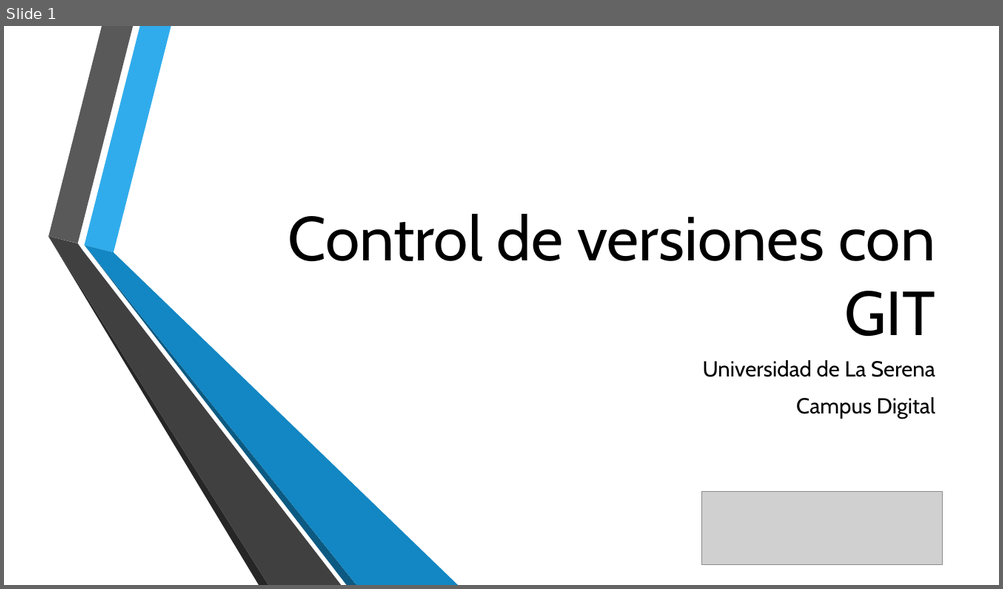
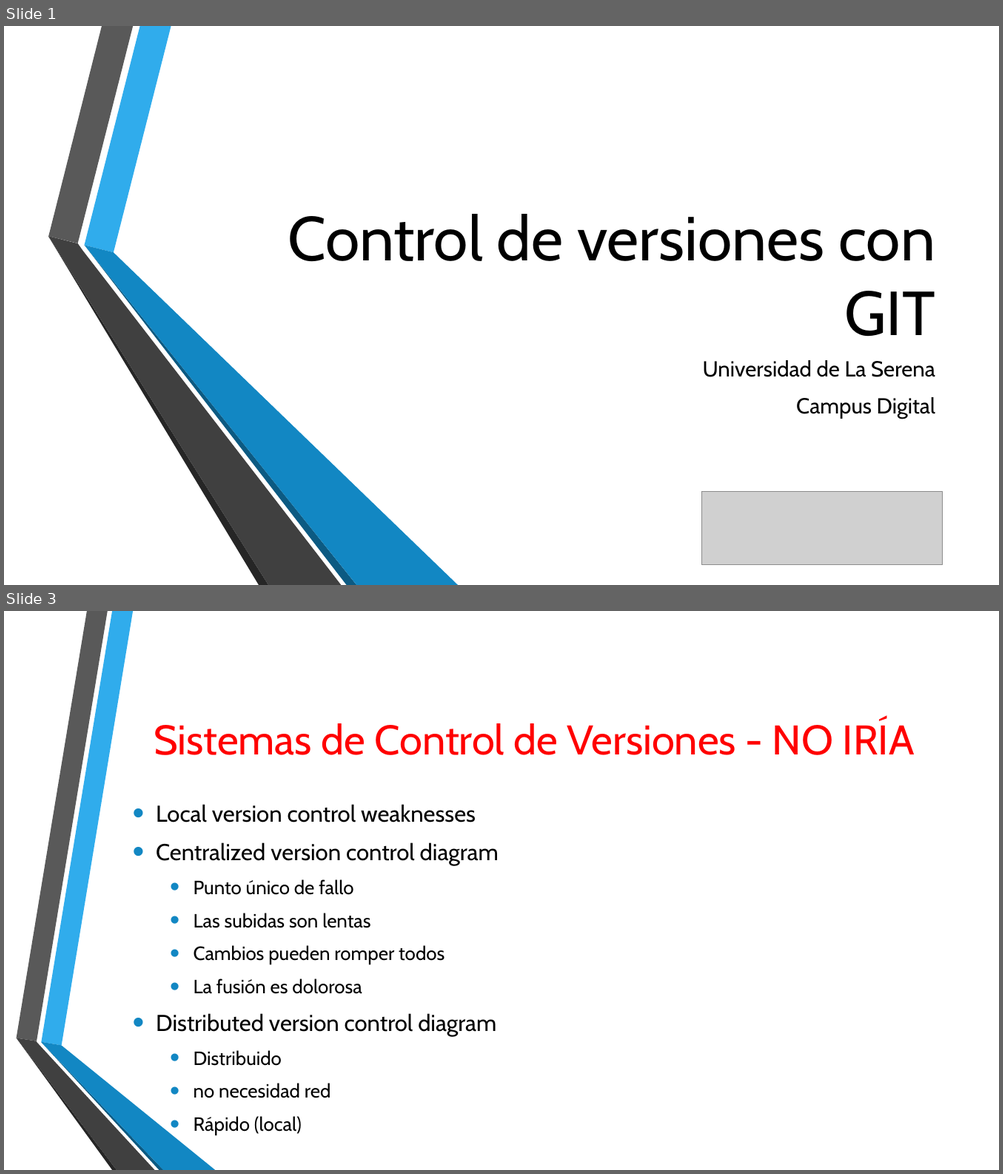
Before and after one commit to campus-digital/tutorialgit, a slide deck: documentos/Presentación3.pptx. Shown one above the other, each under a label of ours: slide 1 before the commit, slides 1 and 3 after it; the slides between them are not shown. The pictures are 1003x589 and 1003x1174 pixels, drawn with LibreOffice and Linux fonts; fonts in the diff are those of the drawing; grey boxes stand for pictures; background and template pictures are left out. Boxes give left, top, right and bottom in pixels: in the first picture for what was removed or moved away, otherwise in the second. Text is boxed around its words. In the diff, an @@ line names an element or a change of style, - is before the commit and + after.

```diff
--- a/documentos/Presentación3.pptx
+++ b/documentos/Presentación3.pptx
@@ slide 3 added at [4,611,999,1170], background picture (left out) @@
@@ title added at [153,720,914,755], 40 pt, text #FF0000 @@
+Sistemas de Control de Versiones - NO IRÍA
@@ text added at [156,804,498,1136], 18.5 pt, text #000000 @@
+• Local version control weaknesses
+• Centralized version control diagram
+  • Punto único de fallo
+  • Las subidas son lentas
+  • Cambios pueden romper todos
+  • La fusión es dolorosa
+• Distributed version control diagram
+  • Distribuido
+  • no necesidad red
+  • Rápido (local)
@@ group added at [16,611,215,1170]: 6 freeform shapes @@
```
Also in this commit, not shown: 8 slides changed, 4 other slides added.
